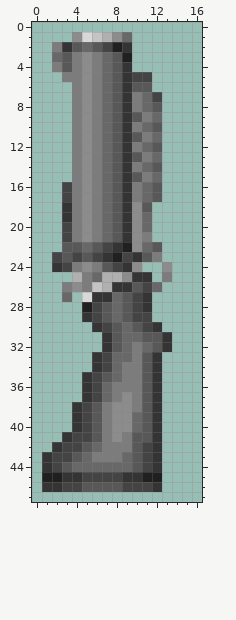
File history of a pixel-art sprite, bin/data/Resources/GrenadeLauncher/BigGrenadeLauncher.png. Above is the file before it was changed.
The file is 32x48 pixels. Shown: x 0..16, y 0..47.
After:
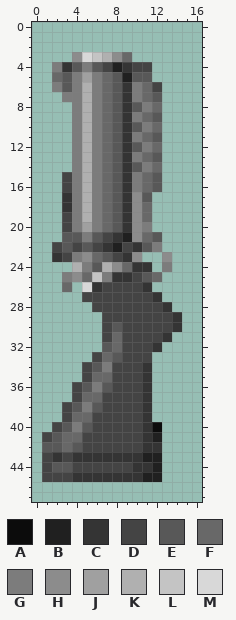
Palette (. is transparent): A #0c0c0c  B #202020  C #343434  D #444444  E #585858  F #686868  G #7c7c7c  H #8c8c8c  J #a0a0a0  K #b0b0b0  L #c4c4c4  M #d8d8d8
The edit:
@@ x 0..16 @@
  0 .................
- 1 ....HMLKHF.......
- 2 ..GCEFEDBC.......
- 3 ..FEGHGFEB.......
- 4 ..GEGHGFEC.......
- 5 ...GGHGFECDD.....
- 6 ....GHGFECEE.....
- 7 ....GHGFECGFD....
- 8 ....GHGFECGFE....
- 9 ....GHGFECEGF....
-10 ....GHGFECGFE....
-11 ....GHGFECEGF....
-12 ....GHGFECGFE....
-13 ....GHGFECEGF....
-14 ....GHGFECGFE....
-15 ....GHGFECEGF....
-16 ...DGHGFECGFE....
-17 ...DGHGFECGFE....
-18 ...CGHGFECHE.....
-19 ...CGHGFECHF.....
-20 ...DGHGFECHF.....
-21 ...DGHGFECHG.....
-22 ...EEFEDCBHFE....
-23 ..DEDEDCBDCEG....
-24 ..CDGHGEDCH..H...
-25 ....KGFKKHCC.G...
-26 ...GHGLKCCEDF....
-27 ...F.MCCFEDC.....
-28 .....BDEFEDC.....
-29 .....CDEFEDD.....
-30 ......CDEFEDC....
-31 .......CEFFEEC...
-32 .......CEFGFEC...
-33 ......CDFFGEC....
-34 ......CDFGGEC....
-35 .....CDEFGGEC....
-36 .....CDFGGGEC....
-37 .....CDFGHGEC....
-38 ....CDEGHHGEC....
-39 ....CDEGHHFEC....
-40 ....CDEGHHFEC....
-41 ...CDDEGHGEEC....
-42 ..CDDEFGGGEDC....
-43 .CDDEFGGGFEDC....
-44 .CDEFFFFFFEDC....
-45 .BBCCDDDDCCBB....
-46 .CCDDEEEEDDDC....
+ 1 .................
+ 2 .................
+ 3 ....HMLKHF.......
+ 4 ..GCEGEDBCDD.....
+ 5 ..FEGJGFEBEE.....
+ 6 ..GEGKGFECGFD....
+ 7 ...GGKGFECGFE....
+ 8 ....GKGFECEGF....
+ 9 ....GKGFECGFE....
+10 ....GKGFECEGF....
+11 ....GKGFECGFE....
+12 ....GKGFECEGF....
+13 ....GKGFECGFE....
+14 ....GKGFECEGF....
+15 ...DGKGFECGFE....
+16 ...DGKGFECGFE....
+17 ...CGKGFECHE.....
+18 ...CGKGFECHF.....
+19 ...DGKGFECHF.....
+20 ...DGJGFECHG.....
+21 ...EEGEDCBHFE....
+22 ..DEDEDCBDCEG....
+23 ..CDGHFEDCH..H...
+24 ....KGEKHFCC.G...
+25 ...GHFLGCCDEF....
+26 ...F.MCDDDDC.....
+27 .....DDDDDDDC....
+28 ......DDDDDDDC...
+29 .......DDDDDDDC..
+30 .......DEDDDDDC..
+31 .......DFDDDDC...
+32 .......EFDDDC....
+33 ......DFEDDD.....
+34 .....DEGDDDC.....
+35 .....DFFDDDC.....
+36 ....DEGEDDDC.....
+37 ....DFFDDDDC.....
+38 ...DEGEDDDDC.....
+39 ...DFFDDDDDC.....
+40 ..DEGEDDDDDCA....
+41 .DEFFDDDDDDCB....
+42 .EEFEDDDDDDCC....
+43 .DCDCCCCCCCBB....
+44 .DEEDDDDDDCCB....
+45 .DDDCCCCCCCBB....
+46 .................
 47 .................
Pixel boxes of the changes (left, top, right, bottom) in both pictures:
changed: (42, 32, 182, 492)
